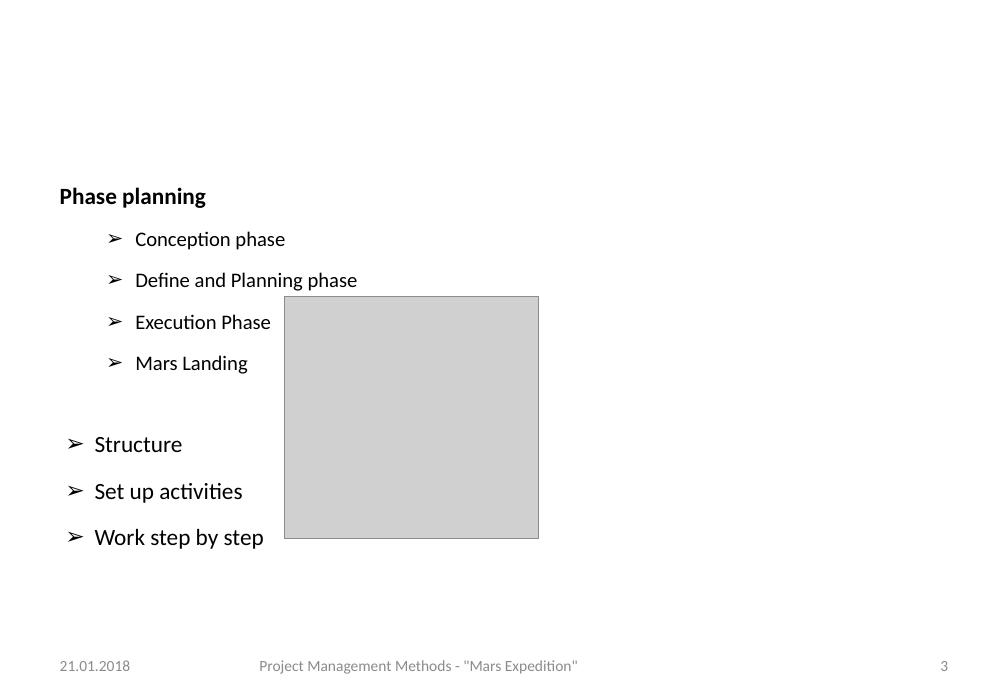
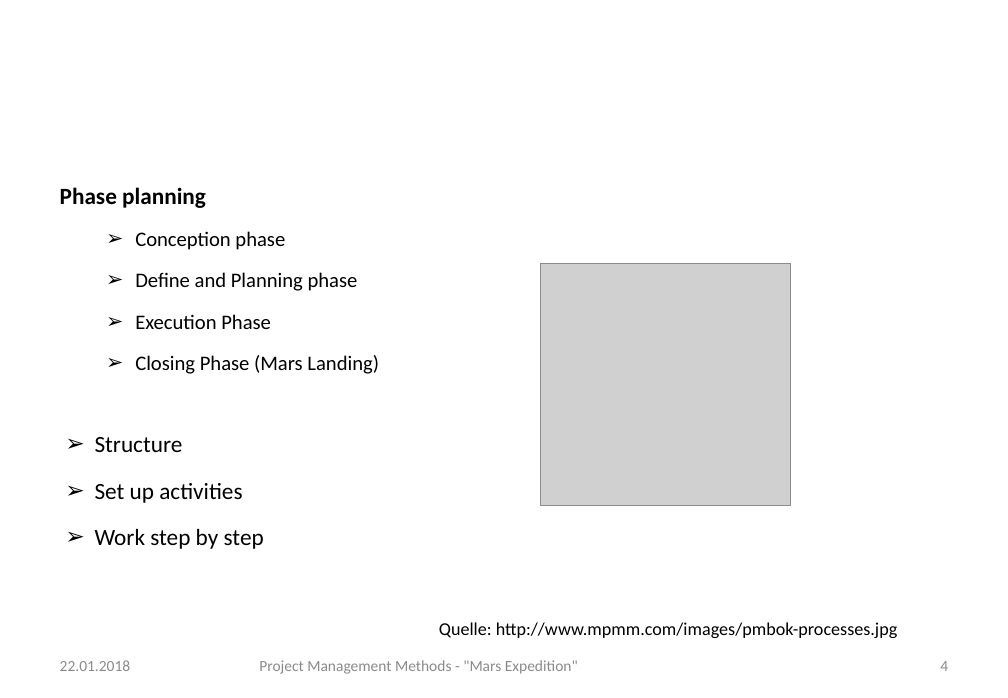
Before and after one commit to gchrizZz/RTW, a slide deck: slide 4 of 01_Projektmanagement/Assignment 5 - Project Managements Methods.pptx (slide 3 before the commit). Drawn at 1008x698 pixels with LibreOffice and Linux fonts; fonts in the diff are those of the drawing; grey boxes stand for pictures; background and template pictures are left out. Boxes give left, top, right and bottom in pixels: in the first picture for what was removed or moved away, otherwise in the second. Text is boxed around its words. In the diff, an @@ line names an element or a change of style, - is before the commit and + after.

```diff
--- a/01_Projektmanagement/Assignment 5 - Project Managements Methods.pptx
+++ b/01_Projektmanagement/Assignment 5 - Project Managements Methods.pptx
@@ picture resized from (x1=284, y1=297, x2=539, y2=539) to (x1=541, y1=263, x2=791, y2=505) @@
@@ text at (x1=135, y1=355, x2=379, y2=374): text changed @@
-  ➢ Mars Landing
+  ➢ Closing Phase (Mars Landing)
@@ text added at (x1=439, y1=622, x2=898, y2=638), 14 pt, text #000000 @@
+Quelle: http://www.mpmm.com/images/pmbok-processes.jpg
@@ text at (x1=60, y1=660, x2=131, y2=671): text changed @@
-21.01.2018
+22.01.2018
@@ page number at (x1=940, y1=661, x2=948, y2=671): text changed @@
-3
+4
```
Also in this commit, not shown: 10 other slides changed, 1 other file.
